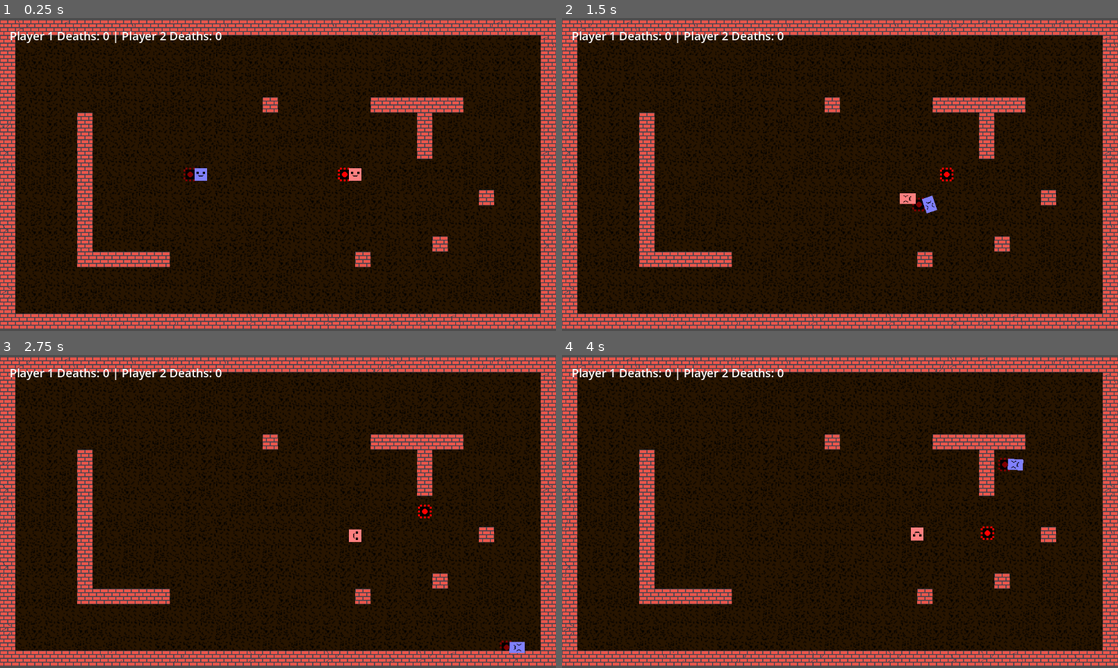
Above: before the commit, frames 1-4 (two rows, left to right).
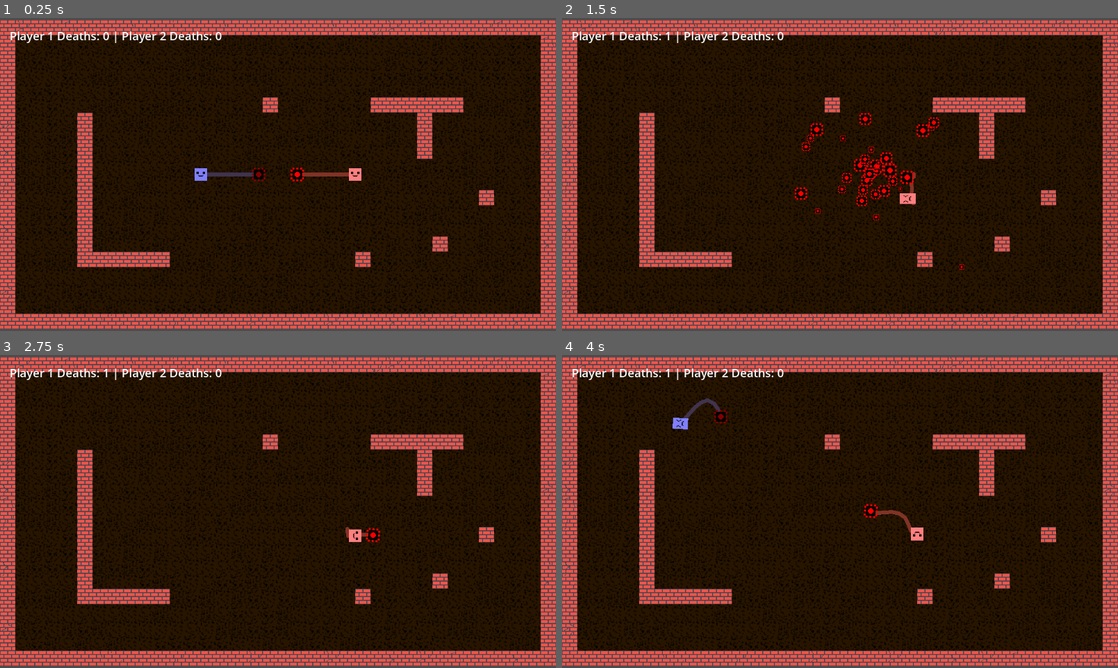
Above: after the commit, the same moments.

Repository: ThatOtherAndrew/DaydreamWales
Game: Godot game, scene res://scenes/BrickLevel.tscn
Same seed, same stepped clock (60 frames per second), same inputs: the game is played once before the commit and once after it.
Inputs:
- Up to frame 1 (0.25 s): no input
- Up to frame 2 (1.5 s): tap Enter at 0.5 s; hold D (move_right) 0.53-1.28 s; tap Down (p2_move_down) at 0.6 s; hold S (move_down) from 1.28 s (still down); tap Left (p2_move_left) at 1.35 s
- Up to frame 3 (2.75 s): release S (move_down) at 2.03 s; hold D (move_right) from 2.03 s (still down); tap Right (p2_move_right) at 2.1 s
- Up to frame 4 (4 s): release D (move_right) at 2.78 s; hold W (move_up) 2.78-3.53 s; tap Up (p2_move_up) at 2.85 s; hold A (move_left) from 3.53 s (still down); tap Down (p2_move_down) at 3.6 s

The runs differ from the first frame. In frame 1, 0.5% of the frame differs, in the area x 33-63%, y 47-53%; in frame 2, 1.5%, in the area x 18-73%, y 4-81%; in frame 3, 0.4%; in frame 4, 0.7%.
Error before the commit: Parse Error: Used tab character for indentation instead of space as used before in the file. (res://scripts/Mace.gd:43)

Commit message:
fix mixed whitespace

Diff:
--- a/scripts/Mace.gd
+++ b/scripts/Mace.gd
@@ -42,68 +42,68 @@
     if body.name == "Player" and owner_player_num == 2:
         print("Player 2's mace hit Player 1!")
         # Player 2's mace hit Player 1
-		var game_manager = get_tree().current_scene.get_node_or_null("GameManager")
-		if game_manager:
-			game_manager.handle_player_death(1, body.global_position)
-		else:
-			print("GameManager not found!")
-	elif body.name == "Player2" and owner_player_num == 1:
+        var game_manager = get_tree().current_scene.get_node_or_null("GameManager")
+        if game_manager:
+            game_manager.handle_player_death(1, body.global_position)
+        else:
+            print("GameManager not found!")
+    elif body.name == "Player2" and owner_player_num == 1:
         print("Player 1's mace hit Player 2!")
-		# Player 1's mace hit Player 2
+        # Player 1's mace hit Player 2
         var game_manager = get_tree().current_scene.get_node_or_null("GameManager")
-		if game_manager:
-			game_manager.handle_player_death(2, body.global_position)
-		else:
+        if game_manager:
+            game_manager.handle_player_death(2, body.global_position)
+        else:
             print("GameManager not found!")
 
 func setup_rope(player):
-	player_ref = player
-	var num_segments = int(rope_length / segment_length)
+    player_ref = player
+    var num_segments = int(rope_length / segment_length)
 
-	for i in range(num_segments):
-		var segment = RigidBody2D.new()
-		segment.gravity_scale = 0.0
-		segment.linear_damp = 1.0
-		segment.mass = 0.1
+    for i in range(num_segments):
+        var segment = RigidBody2D.new()
+        segment.gravity_scale = 0.0
+        segment.linear_damp = 1.0
+        segment.mass = 0.1
 
-		var collision = CollisionShape2D.new()
-		var shape = CircleShape2D.new()
-		shape.radius = 2
-		collision.shape = shape
-		collision.disabled = true  # Disable collision for rope segments
-		segment.add_child(collision)
+        var collision = CollisionShape2D.new()
+        var shape = CircleShape2D.new()
+        shape.radius = 2
+        collision.shape = shape
+        collision.disabled = true  # Disable collision for rope segments
+        segment.add_child(collision)
 
-		get_parent().add_child(segment)
-		rope_segments.append(segment)
+        get_parent().add_child(segment)
+        rope_segments.append(segment)
 
-		if i == 0:
-			# Connect first segment to player
-			segment.global_position = player.global_position
-			var joint = PinJoint2D.new()
-			joint.node_a = player.get_path()
-			joint.node_b = segment.get_path()
-			get_parent().add_child(joint)
-		else:
-			# Connect to previous segment
-			segment.global_position = rope_segments[i-1].global_position + Vector2(0, segment_length)
-			var joint = PinJoint2D.new()
-			joint.node_a = rope_segments[i-1].get_path()
-			joint.node_b = segment.get_path()
-			get_parent().add_child(joint)
+        if i == 0:
+            # Connect first segment to player
+            segment.global_position = player.global_position
+            var joint = PinJoint2D.new()
+            joint.node_a = player.get_path()
+            joint.node_b = segment.get_path()
+            get_parent().add_child(joint)
+        else:
+            # Connect to previous segment
+            segment.global_position = rope_segments[i-1].global_position + Vector2(0, segment_length)
+            var joint = PinJoint2D.new()
+            joint.node_a = rope_segments[i-1].get_path()
+            joint.node_b = segment.get_path()
+            get_parent().add_child(joint)
 
-	# Connect mace to last segment
-	if rope_segments.size() > 0:
-		global_position = rope_segments[-1].global_position + Vector2(0, segment_length)
-		var joint = PinJoint2D.new()
-		joint.node_a = rope_segments[-1].get_path()
-		joint.node_b = get_path()
-		get_parent().add_child(joint)
+    # Connect mace to last segment
+    if rope_segments.size() > 0:
+        global_position = rope_segments[-1].global_position + Vector2(0, segment_length)
+        var joint = PinJoint2D.new()
+        joint.node_a = rope_segments[-1].get_path()
+        joint.node_b = get_path()
+        get_parent().add_child(joint)
 
 func get_rope_points():
-	var points = PackedVector2Array()
-	if player_ref:
-		points.append(player_ref.global_position)
-	for segment in rope_segments:
-		points.append(segment.global_position)
-	points.append(global_position)
-	return points
+    var points = PackedVector2Array()
+    if player_ref:
+        points.append(player_ref.global_position)
+    for segment in rope_segments:
+        points.append(segment.global_position)
+    points.append(global_position)
+    return points
Not shown: 1 places in scenes/BrickLevel.tscn that only renumber resources
